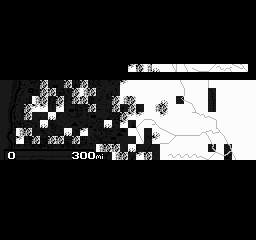
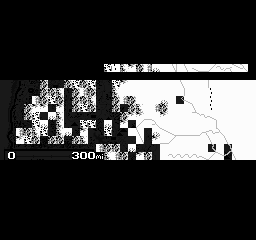
The second 256 x 240 image is a revision of the first. Changes to its layers:
painted on "Layer #4" over <box>24,64,216,160</box>
